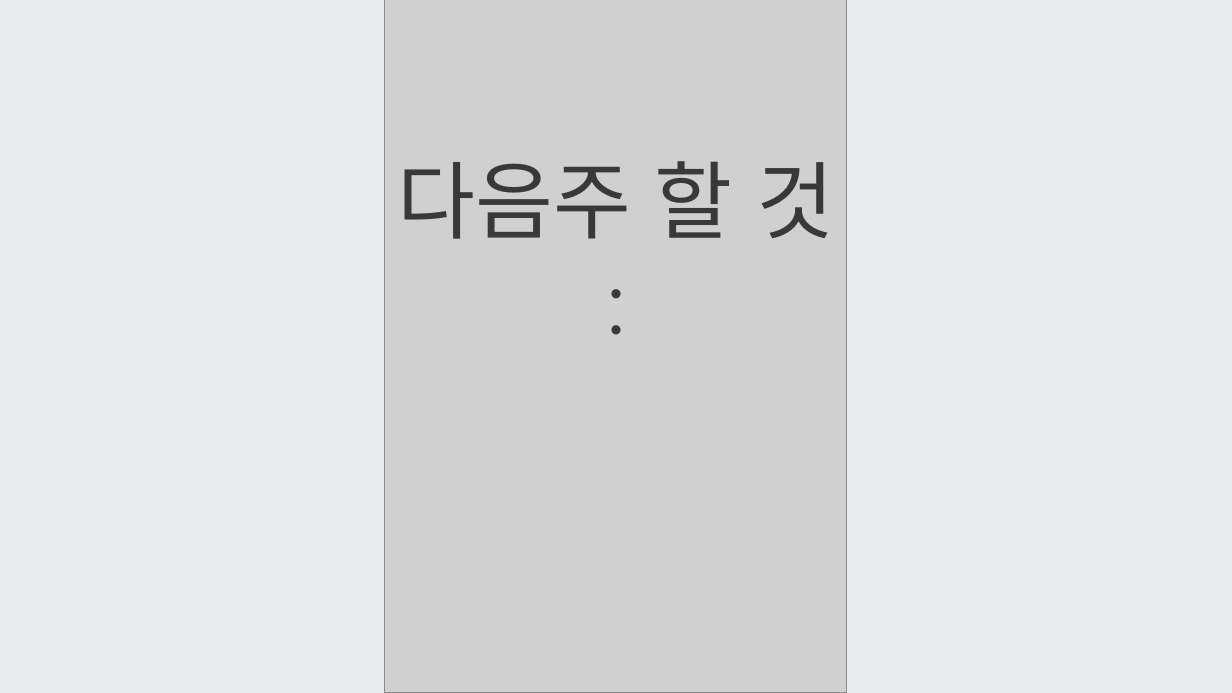
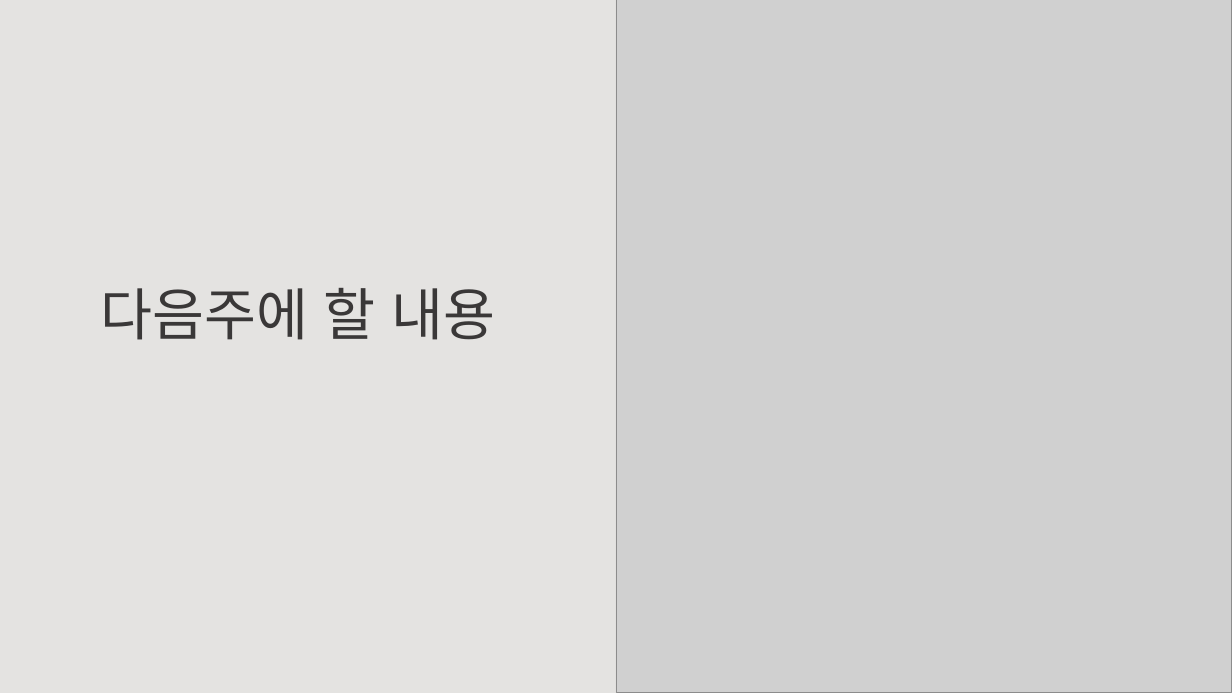
Before and after one commit to weaknessHero/Project_AvatarS, a slide deck: slide 17 of 발표자료/230202/LJJ_ppt.pptx. Drawn at 1232x693 pixels with LibreOffice and Linux fonts; fonts in the diff are those of the drawing; grey boxes stand for pictures. Boxes give left, top, right and bottom in pixels: in the first picture for what was removed or moved away, otherwise in the second. Text is boxed around its words. In the diff, an @@ line names an element or a change of style, - is before the commit and + after.

```diff
--- a/발표자료/230202/LJJ_ppt.pptx
+++ b/발표자료/230202/LJJ_ppt.pptx
@@ background #EAEBED to #E4E3E1 @@
@@ picture removed at (385,0,848,693) @@
@@ picture added at (616,0,1232,693) @@
@@ text at (100,288,496,340): text changed; size 66 to 44 pt @@
-다음주 할 것
-:
+다음주에 할 내용
```
Also in this commit, not shown: 22 slides added, 16 slides removed.
